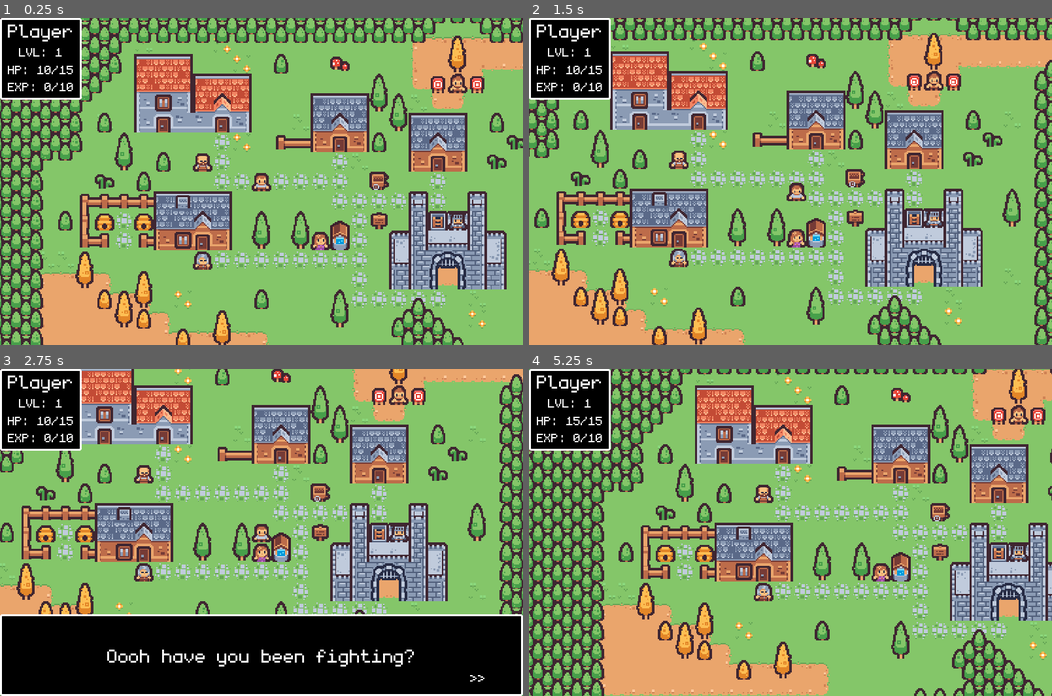
Above: before the commit, frames 1-4 (two rows, left to right).
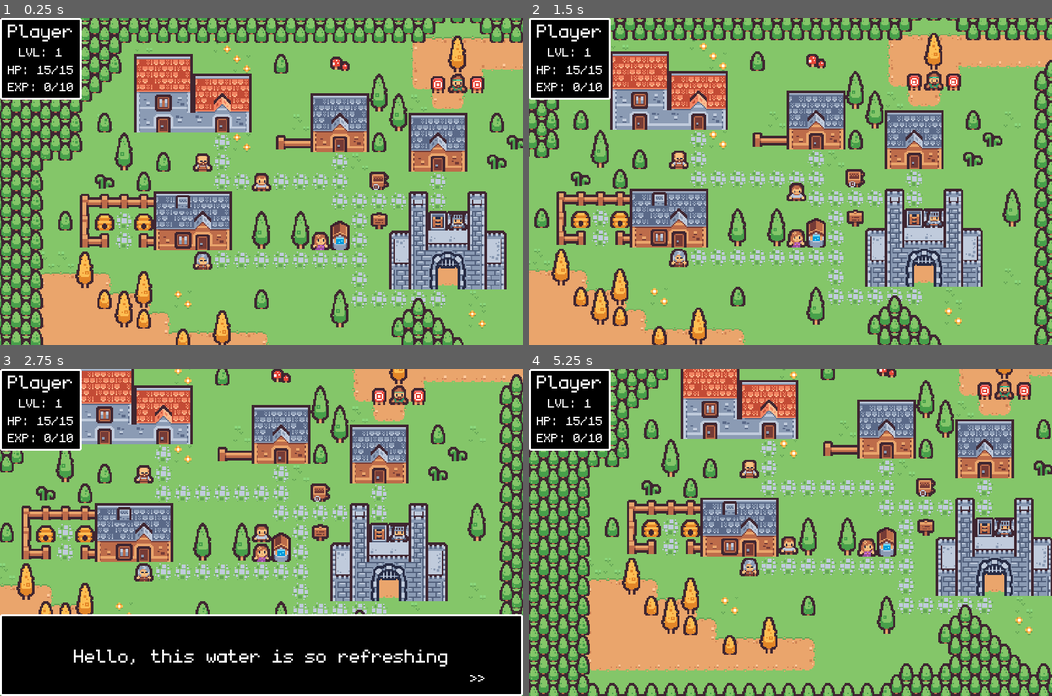
Above: after the commit, the same moments.

Repository: Teeohbee/TinyTown
Game: Godot game, scene res://scenes/world.tscn
The game is run twice, just before and just after one commit, with the same random seed, the same clock (stepped at 60 frames per second) and the same inputs.
Inputs:
- Up to frame 1 (0.25 s): no input
- Up to frame 2 (1.5 s): tap Enter (ui_accept) at 0.5, 0.77 s; hold Right (ui_right) 0.53-1.28 s; hold Down (ui_down) from 1.28 s (still down)
- Up to frame 3 (2.75 s): tap Enter (ui_accept) at 1.52 s; release Down (ui_down) at 2.03 s; hold Right (ui_right) from 2.03 s (still down)
- Up to frame 4 (5.25 s): release Right (ui_right) at 2.78 s; hold Up (ui_up) 2.78-3.53 s; tap Enter (ui_accept) at 3.02, 3.5, 3.77, 4.52 s; hold Left (ui_left) 3.53-5.03 s; hold Down (ui_down) from 5.03 s (still down)

The runs differ from the first frame. In frame 1, less than 0.1% of the frame differs, in the area x 8-89%, y 14-23%; in frame 2, less than 0.1%; in frame 3, 1.0%; in frame 4, 59%, in the area x 0-100%, y 0-100%.

Commit message:
Add dialogue for all NPCs

Diff:
--- /dev/null
+++ b/scenes/archer.gd
@@ -0,0 +1,6 @@
+extends StaticBody2D
+
+
+# Returns the dialogue for this character
+func dialogue():
+	return ["Hah! Another bullseye! Oh... Hi"]
--- /dev/null
+++ b/scenes/blacksmith.gd
@@ -0,0 +1,6 @@
+extends StaticBody2D
+
+
+# Returns the dialogue for this character
+func dialogue():
+	return ["Hrmph, welcome to our village", "Make yourself at home I guess..."]
--- a/scenes/world.tscn
+++ b/scenes/world.tscn
@@ -6,6 +6,8 @@
 [ext_resource type="PackedScene" uid="uid://bm2ho1y5wwh02" path="res://scenes/camera.tscn" id="4_dy3cl"]
 [ext_resource type="Script" path="res://scripts/granny.gd" id="5_2b8en"]
 [ext_resource type="Script" path="res://scripts/maiden.gd" id="6_bir44"]
+[ext_resource type="Script" path="res://scenes/blacksmith.gd" id="6_gxb6d"]
+[ext_resource type="Script" path="res://scenes/archer.gd" id="7_u0tew"]
 
 [sub_resource type="RectangleShape2D" id="RectangleShape2D_1ja7i"]
 size = Vector2(32, 8)
@@ -120,7 +122,7 @@
 layer_1/tile_data = PackedInt32Array(1048609, 524288, 6, 1048610, 589824, 6, 1048614, 262144, 2, 917543, 262144, 0, 983 …(52071 unchanged characters)…
 layer_2/name = "NPCs"
 layer_2/z_index = 2
-layer_2/tile_data = PackedInt32Array(1310762, 65537, 8, 1114141, 131073, 7, 852010, 262145, 7)
+layer_2/tile_data = PackedInt32Array(1310762, 65537, 8)
 
 [node name="DungeonEntrance" type="Area2D" parent="TileMap"]
 
@@ -151,29 +153,55 @@
 "": SubResource("AnimationLibrary_fgia8")
 }
 
-[node name="Granny" type="StaticBody2D" parent="." groups=["npc"]]
+[node name="NPCs" type="Node" parent="."]
+
+[node name="Granny" type="StaticBody2D" parent="NPCs" groups=["npc"]]
 position = Vector2(472, 360)
 script = ExtResource("5_2b8en")
 
-[node name="Sprite2D" type="Sprite2D" parent="Granny"]
+[node name="Sprite2D" type="Sprite2D" parent="NPCs/Granny"]
 texture = ExtResource("3_fuldo")
 region_enabled = true
 region_rect = Rect2(64, 128, 16, 16)
 
-[node name="CollisionShape2D" type="CollisionShape2D" parent="Granny"]
-shape = SubResource("RectangleShape2D_8kmt6")
-
-[node name="Maiden" type="StaticBody2D" parent="." groups=["npc"]]
+[node name="CollisionShape2D" type="CollisionShape2D" parent="NPCs/Granny"]
+shape = SubResource("RectangleShape2D_8kmt6")
+
+[node name="Blacksmith" type="StaticBody2D" parent="NPCs" groups=["npc"]]
+position = Vector2(472, 280)
+script = ExtResource("6_gxb6d")
+
+[node name="Sprite2D" type="Sprite2D" parent="NPCs/Blacksmith"]
+texture = ExtResource("3_fuldo")
+region_enabled = true
+region_rect = Rect2(32, 112, 16, 16)
+
+[node name="CollisionShape2D" type="CollisionShape2D" parent="NPCs/Blacksmith"]
+shape = SubResource("RectangleShape2D_8kmt6")
+
+[node name="Archer" type="StaticBody2D" parent="NPCs" groups=["npc"]]
+position = Vector2(680, 216)
+script = ExtResource("7_u0tew")
+
+[node name="Sprite2D" type="Sprite2D" parent="NPCs/Archer"]
+texture = ExtResource("3_fuldo")
+region_enabled = true
+region_rect = Rect2(64, 144, 16, 16)
+
+[node name="CollisionShape2D" type="CollisionShape2D" parent="NPCs/Archer"]
+shape = SubResource("RectangleShape2D_8kmt6")
+
+[node name="Maiden" type="StaticBody2D" parent="NPCs" groups=["npc"]]
 position = Vector2(568, 344)
 script = ExtResource("6_bir44")
 
-[node name="Sprite2D" type="Sprite2D" parent="Maiden"]
+[node name="Sprite2D" type="Sprite2D" parent="NPCs/Maiden"]
 texture = ExtResource("3_fuldo")
 region_enabled = true
 region_rect = Rect2(48, 128, 16, 16)
 
-[node name="CollisionShape2D" type="CollisionShape2D" parent="Maiden"]
+[node name="CollisionShape2D" type="CollisionShape2D" parent="NPCs/Maiden"]
 shape = SubResource("RectangleShape2D_8kmt6")
 
 [connection signal="area_entered" from="TileMap/DungeonEntrance" to="Player" method="_on_dungeon_entrance_area_entered"]
-[connection signal="player_healed" from="Maiden" to="Player" method="_on_maiden_player_healed"]
+[connection signal="player_healed" from="NPCs/Maiden" to="Player" method="_on_maiden_player_healed"]
--- a/scripts/player_state.gd
+++ b/scripts/player_state.gd
@@ -4,14 +4,13 @@
 
 @export var reset_position = Vector2(520, 296)
 @export var last_position = {}
-@export var enemy_name = "cyclops"
-@export var health = 10
+@export var health = 15
 @export var max_health = 15
 @export var damage = 5
 @export var quest_status = QuestStatuses.NOT_STARTED
-var level = 1
-var experience = 0
-var experience_required = 10
+@export var level = 1
+@export var experience = 0
+@export var experience_required = 10
 
 
 func progress_quest_status():
Not shown: 1 places in scenes/world.tscn that only renumber resources
